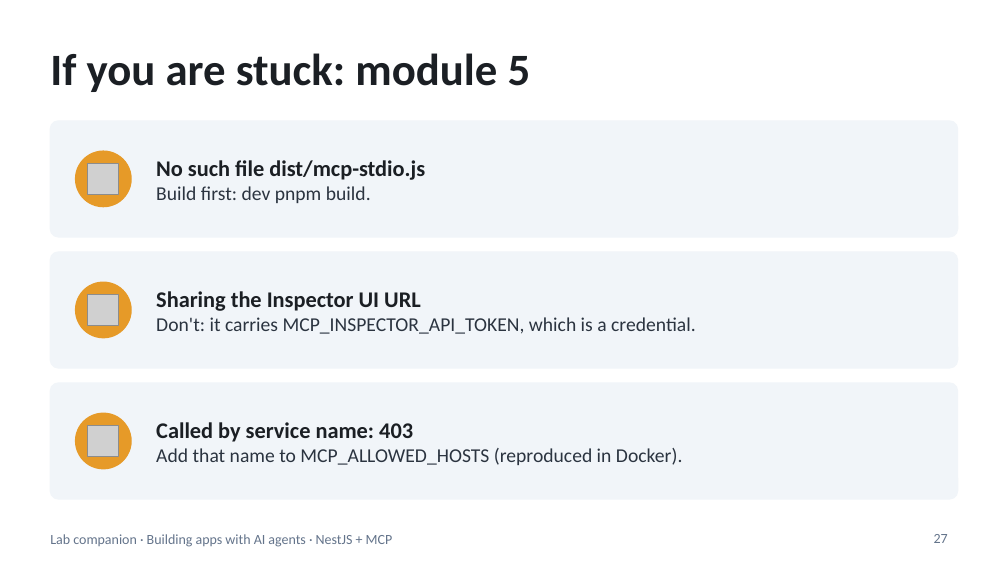
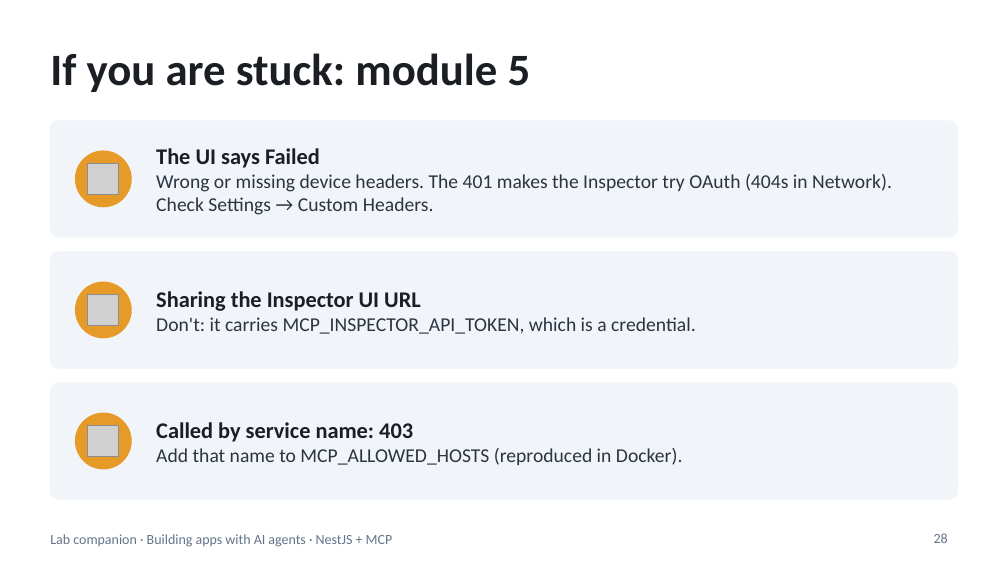
Before and after one commit to blazaga/ai-training-modules, a slide deck: slide 28 of docs/ai-agent-training/slides/lab-companion-lite.pptx (slide 27 before the commit). Drawn at 1008x567 pixels with LibreOffice and Linux fonts; fonts in the diff are those of the drawing; grey boxes stand for pictures. Boxes give left, top, right and bottom in pixels: in the first picture for what was removed or moved away, otherwise in the second. Text is boxed around its words. In the diff, an @@ line names an element or a change of style, - is before the commit and + after.

```diff
--- a/docs/ai-agent-training/slides/lab-companion-lite.pptx
+++ b/docs/ai-agent-training/slides/lab-companion-lite.pptx
@@ text at <box>156,148,892,215</box>: text changed; size 16 to 14 pt; text colour #1B1F24 to #2B3440; bold off @@
-No such file dist/mcp-stdio.js
-Build first: dev pnpm build.
+The UI says Failed
+Wrong or missing device headers. The 401 makes the Inspector try OAuth (404s in Network). Check Settings → Custom Headers.
@@ page number at <box>934,533,948,543</box>: text changed @@
-27
+28
```
Also in this commit, not shown: 2 other slides changed, 1 slide added, 9 other files.
